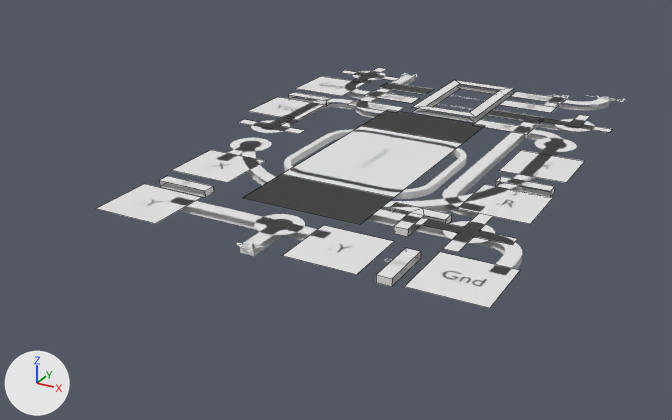
An edit to the Blender file primitives/nand2s/nand2s.blend, drawn before and after from the same camera.
The view is the same before and after, from a 50 mm camera at (5.85, -12.4, 4.95) aimed at (-0.52, -0.82, -0.84). The lights are fixed; the arrows at lower left show +X, +Y and +Z. Mesh edges are drawn as thin lines on the coarser meshes.
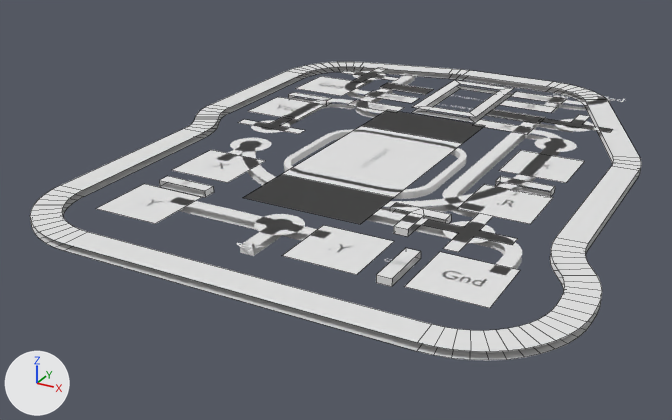
Where the change shows, as pixel boxes [x1, y1, x2, y2] in the pictures (672 x 420 px):
'barrier', added: after [30, 62, 641, 360]

Diff of the bpy script that builds the scene:
```diff
--- a/primitives/nand2s/nand2s.blend.py
+++ b/primitives/nand2s/nand2s.blend.py
@@ me_plane_011 @@
+me_plane_011.from_pydata(...)  # 148 vertices, 74 faces; spans x -3.6..3.9, y -4.8..4.7, z -0.1..0.0
@@ ob_barrier @@
+ob_barrier = bpy.data.objects.new('barrier', me_plane_011)
+ob_barrier.location = (0.0, 0.0, 0.0)
+_m = ob_barrier.modifiers.new('Solidify', 'SOLIDIFY')
+_m.solidify_mode = 'NON_MANIFOLD'
+_m.thickness = 0.4
+_m.offset = 0.0
+_m.use_rim_only = True
+_m.nonmanifold_boundary_mode = 'ROUND'
```
